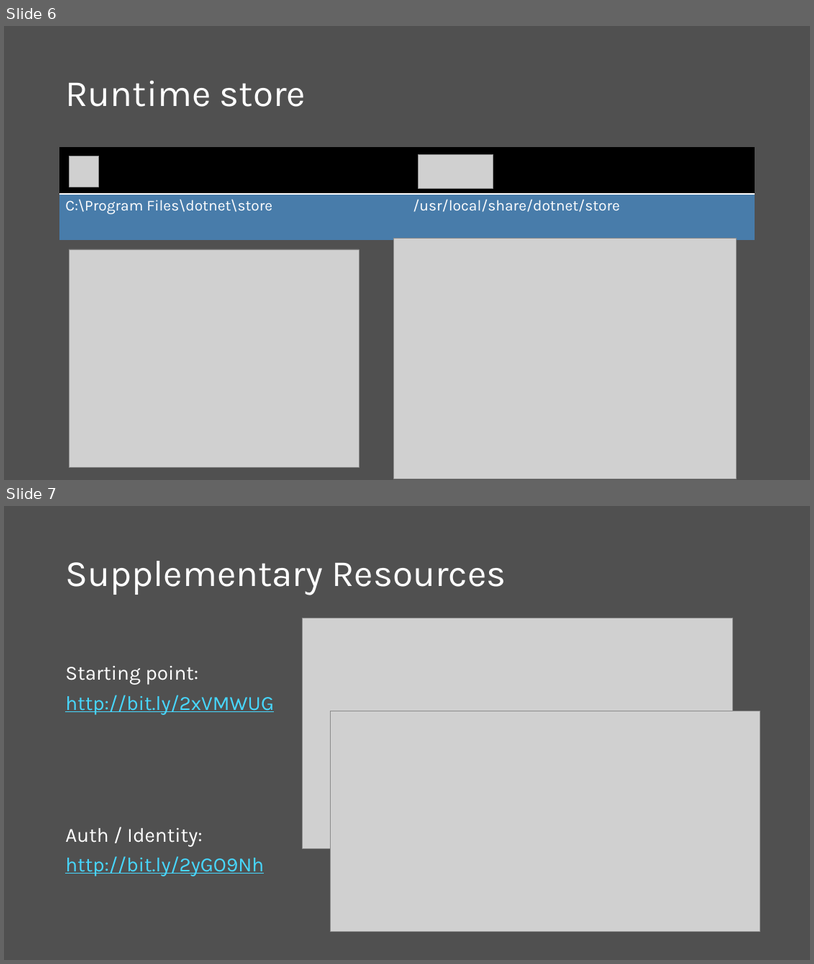
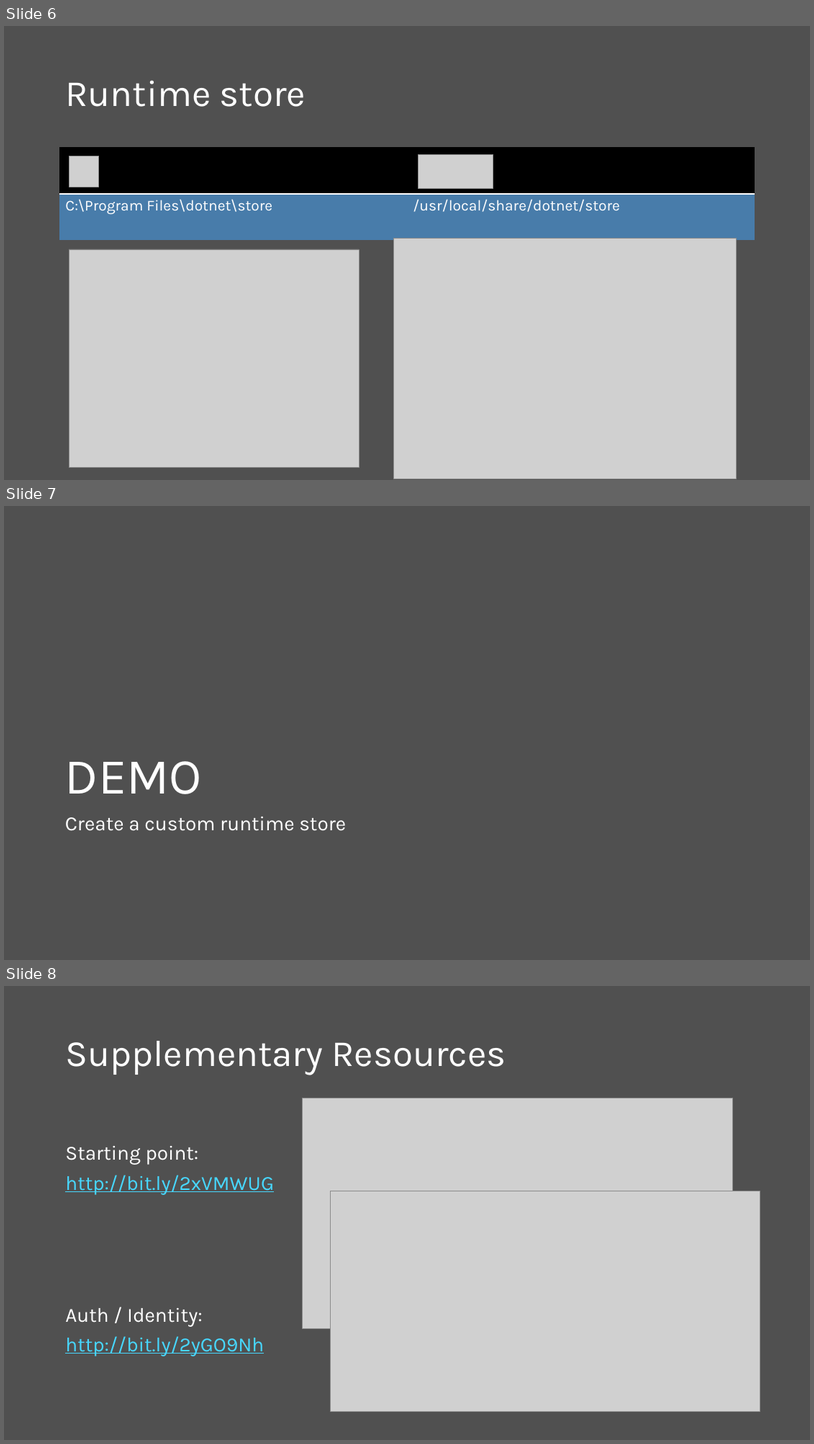
Before and after one commit to scottaddie/slide-decks, a slide deck: Whats New in ASP.NET Core 2.0.pptx. Shown one above the other, each under a label of ours: slides 6 and 7 before the commit, slides 6, 7 and 8 after it. The pictures are 814x964 and 814x1444 pixels, drawn with LibreOffice and Linux fonts; fonts in the diff are those of the drawing; grey boxes stand for pictures. Boxes give left, top, right and bottom in pixels: in the first picture for what was removed or moved away, otherwise in the second. Text is boxed around its words. In the diff, an @@ line names an element or a change of style, - is before the commit and + after.

Commit message:
More edits

```diff
--- a/Whats New in ASP.NET Core 2.0.pptx
+++ b/Whats New in ASP.NET Core 2.0.pptx
@@ slide 7 added at (x1=4, y1=506, x2=810, y2=960), background #505050 @@
@@ title added at (x1=65, y1=761, x2=202, y2=794), 60 pt, text #FFFFFF @@
+DEMO
@@ text added at (x1=65, y1=816, x2=346, y2=831), 24 pt, text #FFFFFF @@
+Create a custom runtime store
@@ what was slide 7 is now slide 8 @@
```
